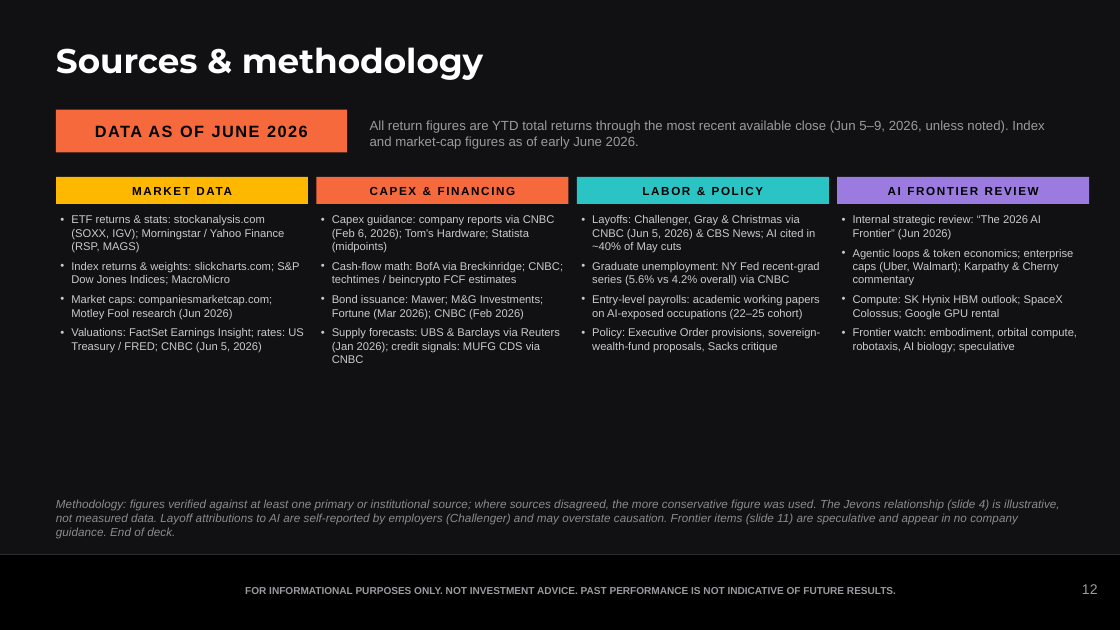
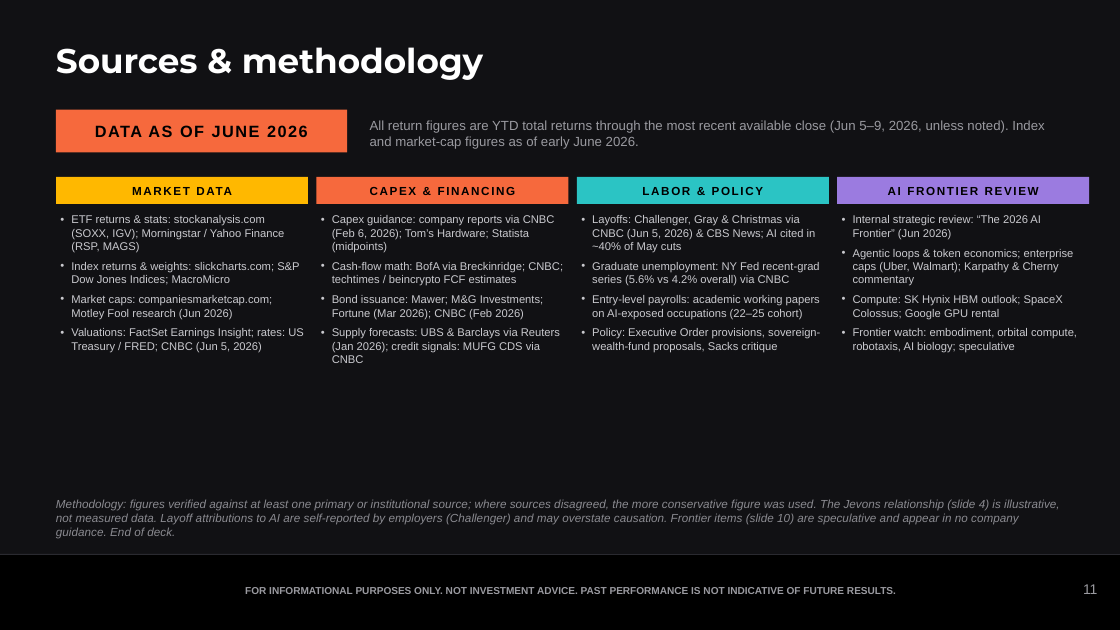
Before and after one commit to samuelcmcclellan-cell/ai-markets-deck, a slide deck: slide 11 of ai-markets-deck.pptx (slide 12 before the commit). Drawn at 1120x630 pixels with LibreOffice and Linux fonts; fonts in the diff are those of the drawing. Boxes give left, top, right and bottom in pixels: in the first picture for what was removed or moved away, otherwise in the second. Text is boxed around its words. In the diff, an @@ line names an element or a change of style, - is before the commit and + after.

```diff
--- a/ai-markets-deck.pptx
+++ b/ai-markets-deck.pptx
@@ text at (x1=332, y1=215, x2=555, y2=253): text changed @@
-• Capex guidance: company reports via CNBC (Feb 6, 2026); Tom's Hardware; Statista (midpoints)
+• Capex guidance: company reports via CNBC (Feb 6, 2026); Tom’s Hardware; Statista (midpoints)
@@ text at (x1=56, y1=499, x2=1059, y2=539): text changed @@
-Methodology: figures verified against at least one primary or institutional source; where sources disagreed, the more conservative figure was used. The Jevons relationship (slide 4) is illustrative, not measured data. Layoff attributions to AI are self-reported by employers (Challenger) and may overstate causation. Frontier items (slide 11) are speculative and appear in no company guidance. End of deck.
+Methodology: figures verified against at least one primary or institutional source; where sources disagreed, the more conservative figure was used. The Jevons relationship (slide 4) is illustrative, not measured data. Layoff attributions to AI are self-reported by employers (Challenger) and may overstate causation. Frontier items (slide 10) are speculative and appear in no company guidance. End of deck.
@@ text at (x1=1083, y1=584, x2=1098, y2=594): text changed @@
-12
+11
```
Also in this commit, not shown: 8 other slides changed, 2 slides added, 3 slides removed, 18 other files.
